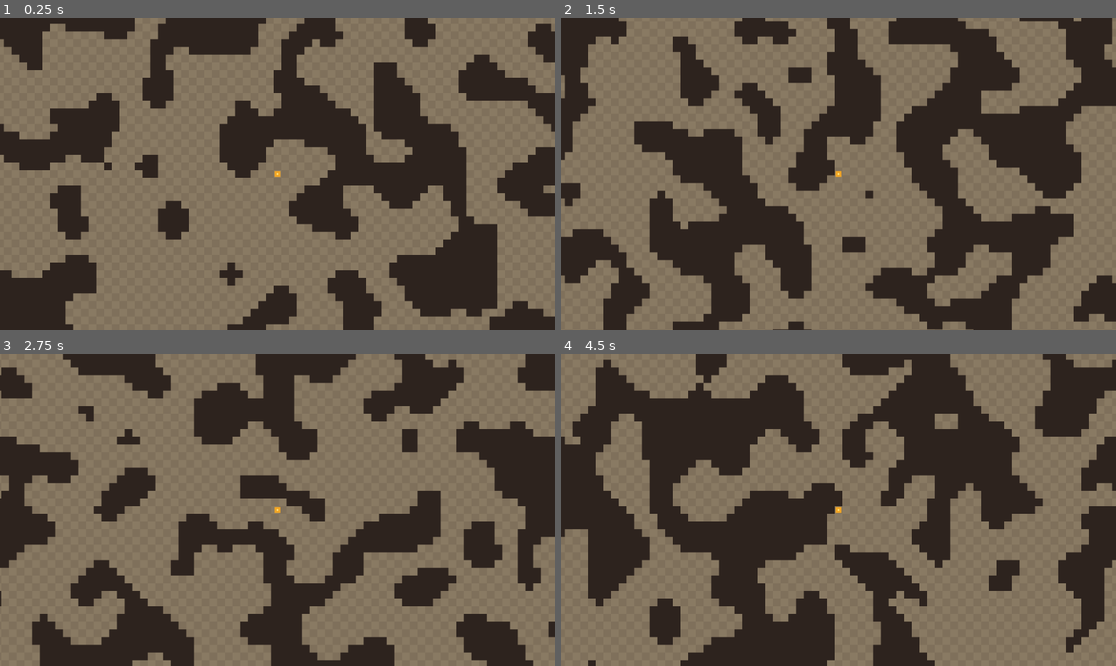
Above: before the commit, frames 1-4 (two rows, left to right).
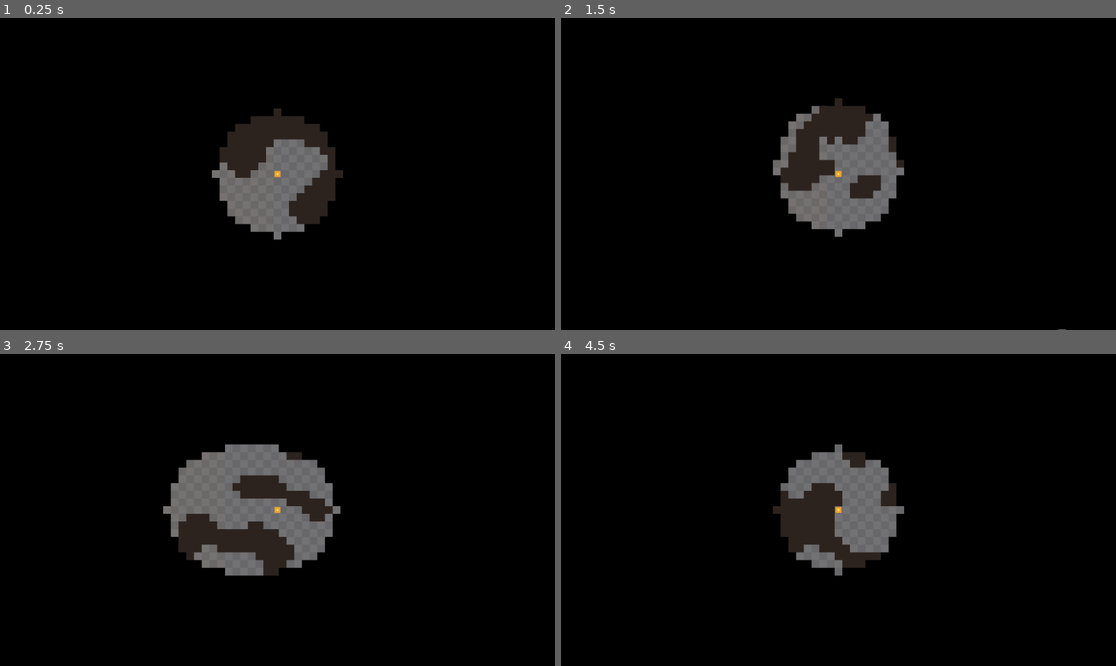
Above: after the commit, the same moments.

Repository: samthorold/godot-exploration
Game: Godot game, scene res://scenes/Main.tscn
The game is run twice, just before and just after one commit, with the same random seed, the same clock (stepped at 60 frames per second) and the same inputs.
Inputs:
- Up to frame 1 (0.25 s): no input
- Up to frame 2 (1.5 s): tap Enter at 0.5 s; hold Right (ui_right) 0.53-1.28 s; tap R at 0.6, 1.35 s; hold Down (ui_down) from 1.28 s (still down)
- Up to frame 3 (2.75 s): release Down (ui_down) at 2.03 s; hold Right (ui_right) from 2.03 s (still down); tap R at 2.1 s
- Up to frame 4 (4.5 s): release Right (ui_right) at 2.78 s; hold Up (ui_up) 2.78-3.53 s; tap R at 2.85, 3.6, 4.35 s; hold Left (ui_left) from 3.53 s (still down); tap Space at 4.25 s

The runs differ from the first frame. In frame 1, 93% of the frame differs, in the area x 0-100%, y 0-100%; in frame 2, 96%; in frame 3, 90%; in frame 4, 94%.

Commit message:
Add fog of war and density-as-landscape world variation
- Fog of war: each chunk gets an RGBA8 overlay that clears as the player
  explores. Revealed state persists across chunk eviction using a compact
  per-chunk bitmap (113 bytes vs ~72 KB per chunk previously).
- Density landscape: WorldGen.density_at() varies wall density spatially
  via two overlapping sine waves, producing open chambers and claustrophobic
  passages as natural features of the world rather than placed objects.
- Floor colour tints warm-to-cool with density so the gradient is visually
  readable as the player explores.

Co-Authored-By: Claude Sonnet 4.6 <noreply@anthropic.com>

Diff:
--- a/scripts/ChunkManager.gd
+++ b/scripts/ChunkManager.gd
@@ -1,20 +1,28 @@
 class_name ChunkManager
 extends Node2D
 
-# Chunks loaded in each direction from the player's current chunk.
-# VIEW_RADIUS=2 → 5×5 = 25 chunks active at most.
-const VIEW_RADIUS := 2
+const VIEW_RADIUS   := 2
+const REVEAL_RADIUS := 8
+
+# ceil(CHUNK_SIZE² / 8) — one bit per tile, packed into bytes.
+const BITMAP_SIZE := (WorldGen.CHUNK_SIZE * WorldGen.CHUNK_SIZE + 7) / 8  # 113
 
 var master_seed: int = 0
 
 # Vector2i(chunk_x, chunk_y) → { tiles: Array, node: Node2D }
 var _chunks: Dictionary = {}
 
+# Explored state: Vector2i(chunk) → PackedByteArray(BITMAP_SIZE).
+# One bit per tile; persists across chunk eviction.
+var _explored_chunks: Dictionary = {}
+
+# Per-loaded-chunk fog data for incremental GPU updates.
+# Vector2i(chunk) → { img: Image, tex: ImageTexture }
+var _fog: Dictionary = {}
+
 func setup(seed_val: int) -> void:
 	master_seed = seed_val
 
-# Called every frame by the player.  Loads chunks near world_pos and frees
-# those that have moved out of range.
 func refresh(world_pos: Vector2) -> void:
 	var px := _chunk_coord(world_pos.x)
 	var py := _chunk_coord(world_pos.y)
@@ -25,11 +33,12 @@
 			if key not in _chunks:
 				_load(key)
 
-	# Unload with one chunk of hysteresis so we don't thrash on the boundary.
 	var evict_radius := VIEW_RADIUS + 1
 	for key: Vector2i in _chunks.keys():
 		if abs(key.x - px) > evict_radius or abs(key.y - py) > evict_radius:
 			_unload(key)
+
+	reveal_around(world_pos)
 
 func is_wall(world_x: int, world_y: int) -> bool:
 	var cs  := WorldGen.CHUNK_SIZE
@@ -37,10 +46,43 @@
 	var cy  := floori(float(world_y) / float(cs))
 	var key := Vector2i(cx, cy)
 	if key not in _chunks:
-		return true  # Treat unloaded area as impassable
+		return true
 	var lx := world_x - cx * cs
 	var ly := world_y - cy * cs
 	return _chunks[key].tiles[ly][lx]
+
+func reveal_around(world_pos: Vector2) -> void:
+	var ts := WorldGen.TILE_SIZE
+	var cs := WorldGen.CHUNK_SIZE
+	var tx := floori(world_pos.x / float(ts))
+	var ty := floori(world_pos.y / float(ts))
+
+	var dirty: Dictionary = {}  # Vector2i(chunk) → Array of local Vector2i coords
+
+	for dy in range(-REVEAL_RADIUS, REVEAL_RADIUS + 1):
+		for dx in range(-REVEAL_RADIUS, REVEAL_RADIUS + 1):
+			if dx * dx + dy * dy > REVEAL_RADIUS * REVEAL_RADIUS:
+				continue
+			var wx := tx + dx
+			var wy := ty + dy
+			var ck := Vector2i(floori(float(wx) / float(cs)), floori(float(wy) / float(cs)))
+			var lx := wx - ck.x * cs
+			var ly := wy - ck.y * cs
+			if _get_bit(ck, lx, ly):
+				continue
+			_set_bit(ck, lx, ly)
+			if ck not in dirty:
+				dirty[ck] = []
+			dirty[ck].append(Vector2i(lx, ly))
+
+	for ck: Vector2i in dirty:
+		if ck not in _fog:
+			continue
+		var img: Image        = _fog[ck].img
+		var tex: ImageTexture = _fog[ck].tex
+		for local: Vector2i in dirty[ck]:
+			img.fill_rect(Rect2i(local.x * ts, local.y * ts, ts, ts), Color(0, 0, 0, 0))
+		tex.update(img)
 
 # --- private -----------------------------------------------------------------
 
@@ -50,10 +92,12 @@
 func _load(key: Vector2i) -> void:
 	var tiles := WorldGen.generate_chunk(key.x, key.y, master_seed)
 	var node  := _render(key, tiles)
+	_attach_fog(key, node)
 	_chunks[key] = {tiles = tiles, node = node}
 
 func _unload(key: Vector2i) -> void:
 	_chunks[key].node.queue_free()
+	_fog.erase(key)
 	_chunks.erase(key)
 
 func _render(key: Vector2i, tiles: Array) -> Node2D:
@@ -61,14 +105,18 @@
 	var cs  := WorldGen.CHUNK_SIZE
 	var img := Image.create(cs * ts, cs * ts, false, Image.FORMAT_RGB8)
 
+	# t=0 open/warm, t=1 dense/cool — gives the density landscape a visible identity.
+	var t := (WorldGen.density_at(key.x, key.y) - 0.37) / 0.20
+	var floor_a := Color(0.54, 0.48, 0.39).lerp(Color(0.38, 0.42, 0.50), t)
+	var floor_b := Color(0.50, 0.44, 0.36).lerp(Color(0.34, 0.38, 0.46), t)
+
 	for ly in cs:
 		for lx in cs:
 			var color: Color
 			if tiles[ly][lx]:
-				color = Color(0.18, 0.14, 0.12)  # Wall
+				color = Color(0.18, 0.14, 0.12)
 			else:
-				# Subtle checkerboard variation so large open floors aren't flat.
-				color = Color(0.54, 0.48, 0.39) if (lx + ly) % 2 == 0 else Color(0.50, 0.44, 0.36)
+				color = floor_a if (lx + ly) % 2 == 0 else floor_b
 			img.fill_rect(Rect2i(lx * ts, ly * ts, ts, ts), color)
 
 	var sprite := Sprite2D.new()
@@ -80,3 +128,39 @@
 	node.add_child(sprite)
 	add_child(node)
 	return node
+
+func _attach_fog(key: Vector2i, chunk_node: Node2D) -> void:
+	var ts  := WorldGen.TILE_SIZE
+	var cs  := WorldGen.CHUNK_SIZE
+	var img := Image.create(cs * ts, cs * ts, false, Image.FORMAT_RGBA8)
+	img.fill(Color(0, 0, 0, 1))
+
+	for ly in cs:
+		for lx in cs:
+			if _get_bit(key, lx, ly):
+				img.fill_rect(Rect2i(lx * ts, ly * ts, ts, ts), Color(0, 0, 0, 0))
+
+	var tex    := ImageTexture.create_from_image(img)
+	var sprite := Sprite2D.new()
+	sprite.texture  = tex
+	sprite.centered = false
+	chunk_node.add_child(sprite)
+
+	_fog[key] = {img = img, tex = tex}
+
+# --- bitmap helpers ----------------------------------------------------------
+
+func _get_bit(ck: Vector2i, lx: int, ly: int) -> bool:
+	if ck not in _explored_chunks:
+		return false
+	var idx := ly * WorldGen.CHUNK_SIZE + lx
+	return (_explored_chunks[ck][idx >> 3] >> (idx & 7)) & 1 == 1
+
+func _set_bit(ck: Vector2i, lx: int, ly: int) -> void:
+	if ck not in _explored_chunks:
+		var bmp := PackedByteArray()
+		bmp.resize(BITMAP_SIZE)
+		bmp.fill(0)
+		_explored_chunks[ck] = bmp
+	var idx := ly * WorldGen.CHUNK_SIZE + lx
+	_explored_chunks[ck][idx >> 3] |= (1 << (idx & 7))
--- a/scripts/WorldGen.gd
+++ b/scripts/WorldGen.gd
@@ -5,7 +5,13 @@
 const TILE_SIZE  := 16  # Pixels per tile
 const CA_PASSES  := 5   # Smoothing iterations
 const OVERLAP    := 5   # Border padding; must equal CA_PASSES for seamless edges
-const DENSITY    := 0.47
+# Density varies spatially so the world has open regions and claustrophobic ones.
+# Two overlapping sine waves produce a slow-moving landscape with no obvious period.
+static func density_at(chunk_x: int, chunk_y: int) -> float:
+	var fx := float(chunk_x)
+	var fy := float(chunk_y)
+	var n  := sin(fx * 0.23) * cos(fy * 0.19) + cos(fx * 0.11 - fy * 0.13) * 0.4
+	return 0.47 + clamp(n / 1.4, -1.0, 1.0) * 0.10  # range ≈ [0.37, 0.57]
 
 # Generate the CHUNK_SIZE × CHUNK_SIZE tile grid for chunk (chunk_x, chunk_y).
 # Deterministic: same inputs always produce the same output.
@@ -13,6 +19,7 @@
 	var origin_x := chunk_x * CHUNK_SIZE
 	var origin_y := chunk_y * CHUNK_SIZE
 	var ext      := CHUNK_SIZE + OVERLAP * 2  # Extended region size (each axis)
+	var density  := density_at(chunk_x, chunk_y)
 
 	# Fill extended region from position hash — no RNG state, so any chunk can
 	# sample any world cell and get the same value as its neighbour would.
@@ -23,7 +30,8 @@
 			row.append(_hash_wall(
 				origin_x - OVERLAP + lx,
 				origin_y - OVERLAP + ly,
-				master_seed
+				master_seed,
+				density
 			))
 		grid.append(row)
 
@@ -44,12 +52,12 @@
 
 # Deterministic wall/floor decision for a world-space tile using integer hashing.
 # Works correctly for negative coordinates.
-static func _hash_wall(wx: int, wy: int, seed: int) -> bool:
+static func _hash_wall(wx: int, wy: int, seed: int, density: float) -> bool:
 	var h: int = seed ^ (wx * 0x9e3779b9) ^ (wy * 0x85ebca6b)
 	h ^= h >> 16
 	h *= 0x45d9f3b7
 	h ^= h >> 16
-	return (h & 0x7FFFFFFF) < int(DENSITY * float(0x7FFFFFFF))
+	return (h & 0x7FFFFFFF) < int(density * float(0x7FFFFFFF))
 
 # Cave-gen cellular automaton: a cell is wall when five or more of its nine
 # 3×3 neighbours (including itself) are wall.
